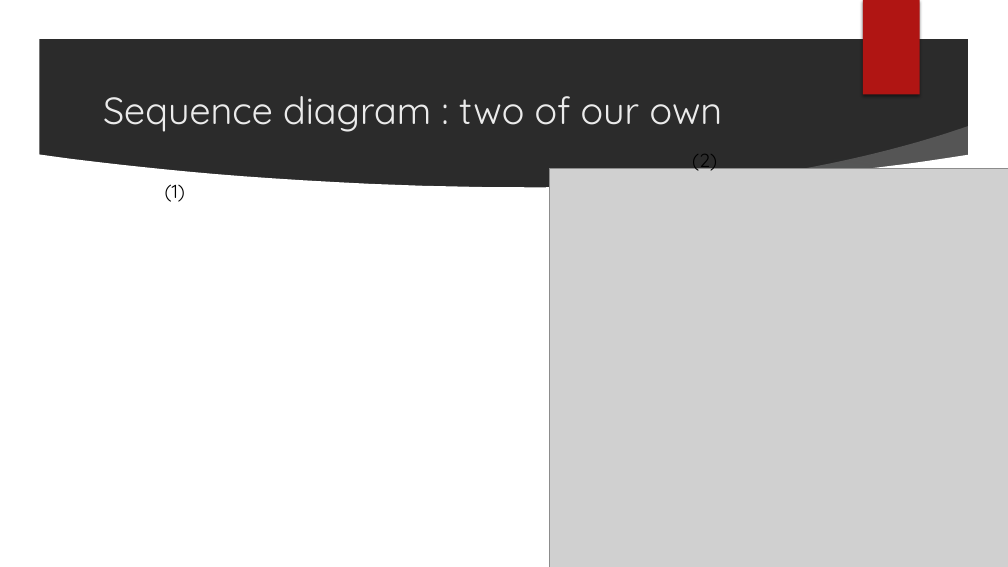
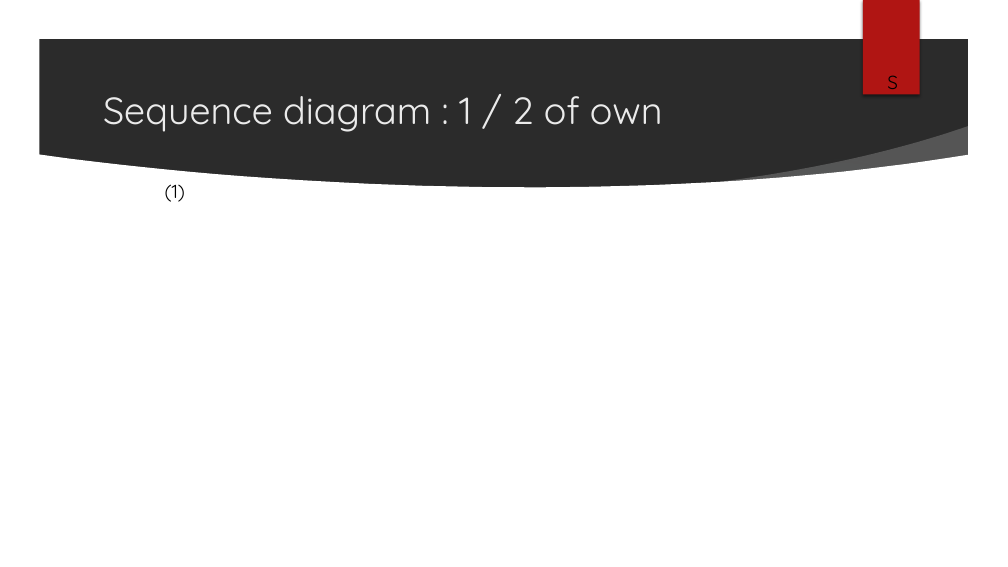
Before and after one commit to simondifalco13/ASP_Project_2021, a slide deck: slide 9 of commun/Réunion 10/PPDiFalcoHuygebaert.pptx. Drawn at 1008x567 pixels with LibreOffice and Linux fonts; fonts in the diff are those of the drawing; grey boxes stand for pictures; background and template pictures are left out; a plain dark background stands for a picture behind light text. Boxes give left, top, right and bottom in pixels: in the first picture for what was removed or moved away, otherwise in the second. Text is boxed around its words. In the diff, an @@ line names an element or a change of style, - is before the commit and + after.

```diff
--- a/commun/Réunion 10/PPDiFalcoHuygebaert.pptx
+++ b/commun/Réunion 10/PPDiFalcoHuygebaert.pptx
@@ text added at (887,75,898,95), 18 pt, text #000000 @@
+S
@@ title at (103,96,663,132): text changed @@
-Sequence diagram : two of our own
+Sequence diagram : 1 / 2 of own
@@ picture removed at (550,169,1008,567) @@
@@ text removed at (692,154,717,174) @@
-(2)
```
Also in this commit, not shown: 10 other slides changed, 1 slide added, 1 other file.
